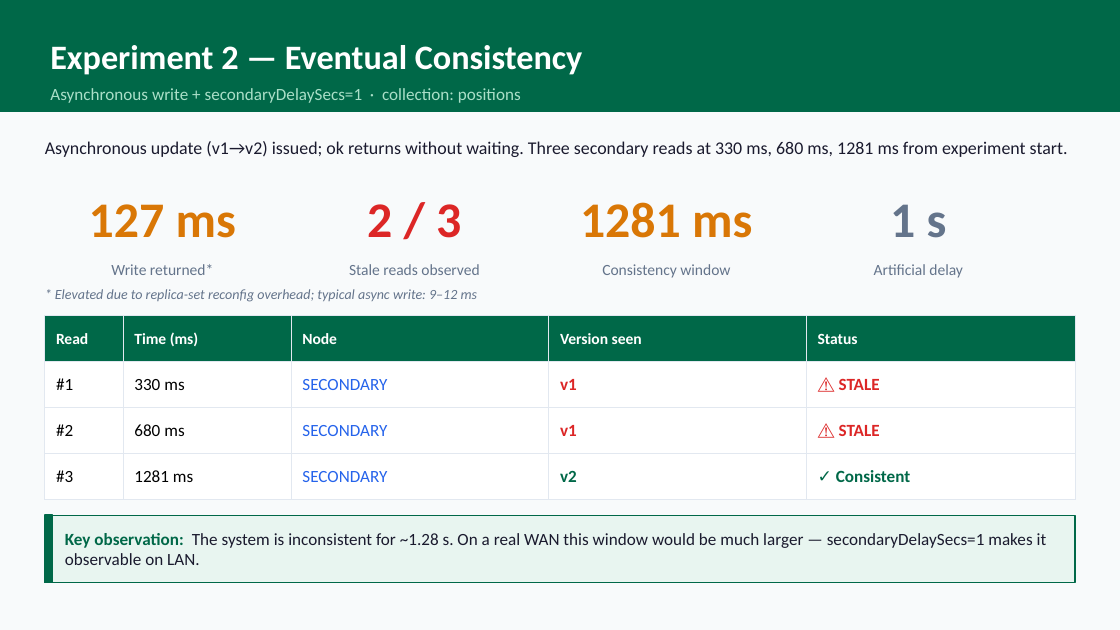
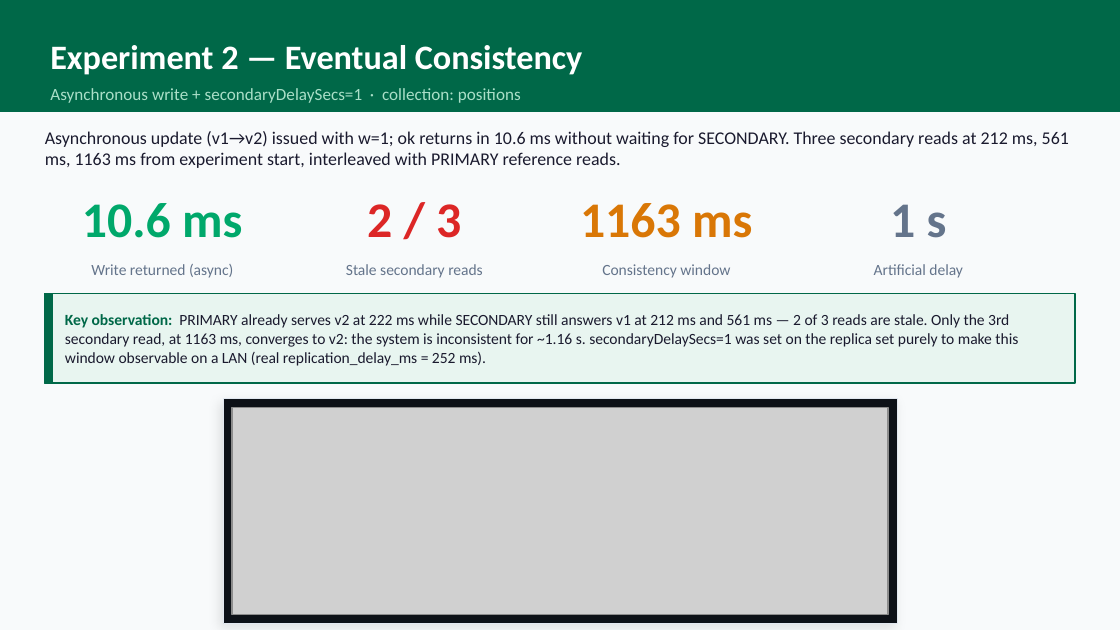
Before and after one commit to mertkarahan955/ceng465_project, a slide deck: slide 6 of presentation/report_presentation.pptx. Drawn at 1120x630 pixels with LibreOffice and Linux fonts; fonts in the diff are those of the drawing; grey boxes stand for pictures. Boxes give left, top, right and bottom in pixels: in the first picture for what was removed or moved away, otherwise in the second. Text is boxed around its words. In the diff, an @@ line names an element or a change of style, - is before the commit and + after.

```diff
--- a/presentation/report_presentation.pptx
+++ b/presentation/report_presentation.pptx
@@ text at [45,131,1069,168]: text changed @@
-Asynchronous update (v1→v2) issued; ok returns without waiting. Three secondary reads at 330 ms, 680 ms, 1281 ms from experiment start.
+Asynchronous update (v1→v2) issued with w=1; ok returns in 10.6 ms without waiting for SECONDARY. Three secondary reads at 212 ms, 561 ms, 1163 ms from experiment start, interleaved with PRIMARY reference reads.
@@ text at [82,203,242,238]: text changed; text colour #D97706 to #00A86B @@
-127 ms
+10.6 ms
@@ text at [580,203,752,238]: text changed @@
-1281 ms
+1163 ms
@@ text at [91,264,233,278]: text changed @@
-Write returned*
+Write returned (async)
@@ text at [346,264,483,278]: text changed @@
-Stale reads observed
+Stale secondary reads
@@ rectangle: place and size @@
-rectangle at [45,515,1075,582]
+rectangle at [45,293,1075,383]
@@ rectangle added at [45,293,53,383], fill #006848, outline #006848 1 pt @@
@@ text removed at [55,289,478,302] @@
-* Elevated due to replica-set reconfig overhead; typical async write: 9–12 ms
@@ table removed at [45,316,1075,501], 4 rows, 5 columns @@
-Read | Time (ms) | Node | Version seen | Status
-#1 | 330 ms | SECONDARY | v1 | ⚠ STALE
-#2 | 680 ms | SECONDARY | v1 | ⚠ STALE
-#3 | 1281 ms | SECONDARY | v2 | ✓ Consistent
@@ text added at [65,314,1018,366], 10 pt, text #1A1A2E @@
+Key observation: PRIMARY already serves v2 at 222 ms while SECONDARY still answers v1 at 212 ms and 561 ms — 2 of 3 reads are stale. Only the 3rd secondary read, at 1163 ms, converges to v2: the system is inconsistent for ~1.16 s. secondaryDelaySecs=1 was set on the replica set purely to make this window observable on a LAN (real replication_delay_ms = 252 ms).
@@ rectangle added at [223,399,897,624], fill #0D1117, outline #E2E8F0 0.5 pt @@
@@ picture added at [232,408,888,615] @@
@@ rectangle removed at [45,515,53,582] @@
@@ text removed at [65,533,1047,565] @@
-Key observation: The system is inconsistent for ~1.28 s. On a real WAN this window would be much larger — secondaryDelaySecs=1 makes it observable on LAN.
```
Also in this commit, not shown: 2 other slides changed, 1 slide added, 1 slide removed, 12 other files.
